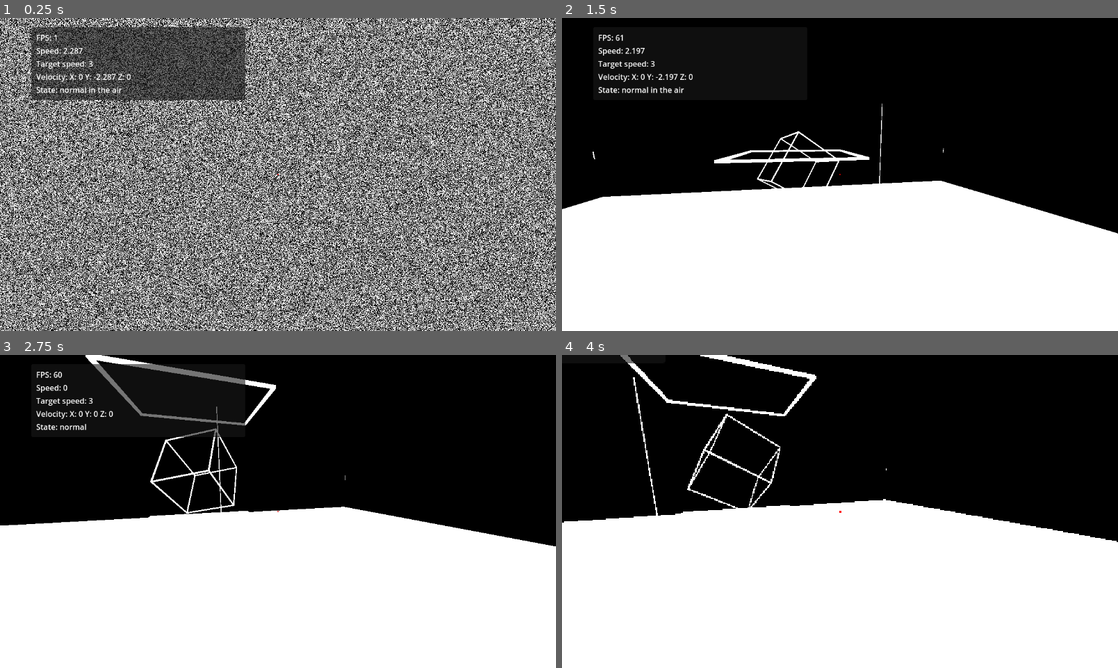
Above: before the commit, frames 1-4 (two rows, left to right).
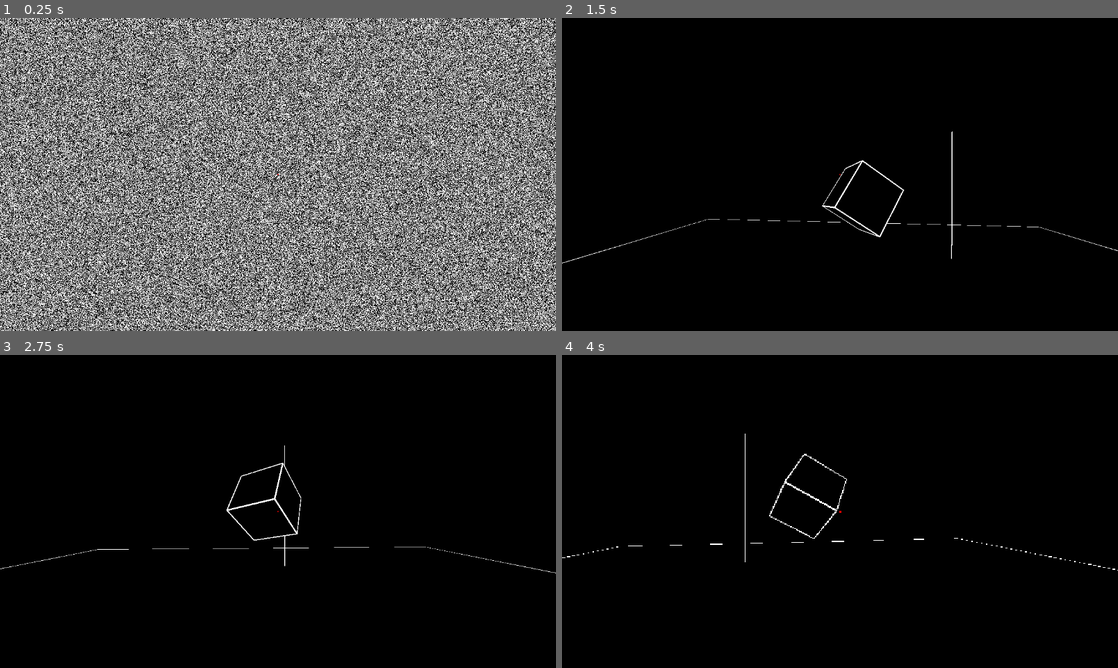
Above: after the commit, the same moments.

Repository: e-thab/motion-shaders
Game: Godot game, scene res://main.tscn
The game is run twice, just before and just after one commit, with the same random seed, the same clock (stepped at 60 frames per second) and the same inputs.
Inputs (mouse positions are in pixels of both pictures, inside the frame that each line leads up to):
- Up to frame 1 (0.25 s): no input
- Up to frame 2 (1.5 s): tap Enter (ui_accept) at 0.5 s; move the mouse to (867, 174) at 0.52 s; hold Up (ui_up) from 0.53 s (still down); tap Ctrl (crouch) at 0.6 s; tap Space (jump) at 0.77 s; move the mouse to (812, 174) at 1.27 s; tap F (overlay_toggle) at 1.35 s
- Up to frame 3 (2.75 s): keep holding Up (ui_up); tap Space (jump) at 1.52 s; move the mouse to (289, 505) at 2.02 s; tap Mouse wheel down (res_decrease) at 2.1 s
- Up to frame 4 (4 s): keep holding Up (ui_up); move the mouse to (834, 517) at 2.77 s; tap Mouse wheel up (res_increase) at 2.85 s; tap Space (jump) at 3.02, 3.77 s; move the mouse to (878, 514) at 3.52 s; tap Shift (sprint) at 3.6 s

The runs differ from the first frame. In frame 1, 9.7% of the frame differs, in the area x 0-100%, y 2-89%; in frame 2, 45%; in frame 3, 50%; in frame 4, 50%, in the area x 0-100%, y 0-100%.

Commit message:
floor frame mesh

Diff:
--- a/main.tscn
+++ b/main.tscn
@@ -378,13 +378,13 @@
 height = 3.0
 
 [sub_resource type="BoxMesh" id="BoxMesh_tamp0"]
-size = Vector3(0.02, 0.27, 0.02)
+size = Vector3(0.02, 1.02, 0.02)
 
 [sub_resource type="BoxMesh" id="BoxMesh_2ygx1"]
-size = Vector3(0.02, 1.02, 0.02)
+size = Vector3(0.02, 15.02, 0.02)
 
 [sub_resource type="BoxMesh" id="BoxMesh_h0axh"]
-size = Vector3(0.02, 1.02, 0.02)
+size = Vector3(0.02, 15.02, 0.02)
 
 [node name="Main" type="Node3D"]
 script = ExtResource("1_oeid1")
@@ -517,6 +517,7 @@
 texture = ExtResource("7_sfkqm")
 
 [node name="DebugPanel" type="PanelContainer" parent="Character/UserInterface"]
+visible = false
 layout_mode = 1
 anchors_preset = 15
 anchor_right = 1.0
@@ -547,7 +548,6 @@
 
 [node name="CubeMesh" type="MeshInstance3D" parent="."]
 transform = Transform3D(1, 0, 0, 0, 1, -1.78814e-07, 0, -1.78814e-07, 1, 0, 0, -2.32466)
-visible = false
 mesh = SubResource("BoxMesh_nk3eq")
 surface_material_override/0 = ExtResource("5_27n1h")
 script = ExtResource("6_ii5mm")
@@ -624,11 +624,13 @@
 [node name="Node3D" type="Node3D" parent="."]
 
 [node name="CSGBox3D" type="CSGBox3D" parent="Node3D"]
-transform = Transform3D(1, 0, 0, 0, 1, 0, 0, 0, 1, 0, -1.74488, 0)
+transform = Transform3D(1, 0, 0, 0, 1, 0, 0, 0, 1, 0, -2.25, 0)
 use_collision = true
-size = Vector3(15, 0.25, 15)
+size = Vector3(15, 1, 15)
+material = ExtResource("5_27n1h")
 
 [node name="CSGFrameMeshWIP" type="MeshInstance3D" parent="Node3D"]
+transform = Transform3D(1, 0, 0, 0, 1, 0, 0, 0, 1, 0, -2.25, 0)
 
 [node name="MeshInstance3D" type="MeshInstance3D" parent="Node3D/CSGFrameMeshWIP"]
 transform = Transform3D(1, 0, 0, 0, 1, -1.78814e-07, 0, -1.78814e-07, 1, 7.5, 0, 7.5)
@@ -651,41 +653,41 @@
 skeleton = NodePath("../../../CubeMesh")
 
 [node name="MeshInstance3D5" type="MeshInstance3D" parent="Node3D/CSGFrameMeshWIP"]
-transform = Transform3D(1, 0, 0, 0, 1.35103e-07, -1, 0, 1, -2.22525e-07, 0.5, -0.500255, 0)
+transform = Transform3D(1, 0, 0, 0, 1.35103e-07, -1, 0, 1, -2.22525e-07, 7.5, -0.500255, 0)
 mesh = SubResource("BoxMesh_2ygx1")
 skeleton = NodePath("../../../CubeMesh")
 
 [node name="MeshInstance3D6" type="MeshInstance3D" parent="Node3D/CSGFrameMeshWIP"]
-transform = Transform3D(1, 0, 0, 0, 1.35103e-07, -1, 0, 1, -2.22525e-07, -0.5, -0.499915, 0)
+transform = Transform3D(1, 0, 0, 0, 1.35103e-07, -1, 0, 1, -2.22525e-07, -7.5, -0.499915, 0)
 mesh = SubResource("BoxMesh_2ygx1")
 skeleton = NodePath("../../../CubeMesh")
 
 [node name="MeshInstance3D7" type="MeshInstance3D" parent="Node3D/CSGFrameMeshWIP"]
-transform = Transform3D(1, 0, 0, 0, 1.35103e-07, -1, 0, 1, -2.22525e-07, 0.5, 0.500085, 0)
+transform = Transform3D(1, 0, 0, 0, 1.35103e-07, -1, 0, 1, -2.22525e-07, 7.5, 0.500085, 0)
 mesh = SubResource("BoxMesh_2ygx1")
 skeleton = NodePath("../../../CubeMesh")
 
 [node name="MeshInstance3D8" type="MeshInstance3D" parent="Node3D/CSGFrameMeshWIP"]
-transform = Transform3D(1, 0, 0, 0, 1.35103e-07, -1, 0, 1, -2.22525e-07, -0.5, 0.500085, 0)
+transform = Transform3D(1, 0, 0, 0, 1.35103e-07, -1, 0, 1, -2.22525e-07, -7.5, 0.500085, 0)
 mesh = SubResource("BoxMesh_2ygx1")
 skeleton = NodePath("../../../CubeMesh")
 
 [node name="MeshInstance3D9" type="MeshInstance3D" parent="Node3D/CSGFrameMeshWIP"]
-transform = Transform3D(-4.37114e-08, -1, 1.78814e-07, 1, -4.37114e-08, 7.81621e-15, 0, -1.78814e-07, 1, 4.51996e-08, 0.5, 0.5)
+transform = Transform3D(-4.37114e-08, -1, 1.78814e-07, 1, -4.37114e-08, 7.81621e-15, 0, -1.78814e-07, 1, 4.51996e-08, 0.5, 7.5)
 mesh = SubResource("BoxMesh_h0axh")
 skeleton = NodePath("../../../CubeMesh")
 
 [node name="MeshInstance3D10" type="MeshInstance3D" parent="Node3D/CSGFrameMeshWIP"]
-transform = Transform3D(-4.37114e-08, -1, 1.78814e-07, 1, -4.37114e-08, 7.81621e-15, 0, -1.78814e-07, 1, -4.96057e-10, -0.5, 0.5)
+transform = Transform3D(-4.37114e-08, -1, 1.78814e-07, 1, -4.37114e-08, 7.81621e-15, 0, -1.78814e-07, 1, -4.96057e-10, -0.5, 7.5)
 mesh = SubResource("BoxMesh_h0axh")
 skeleton = NodePath("../../../CubeMesh")
 
 [node name="MeshInstance3D11" type="MeshInstance3D" parent="Node3D/CSGFrameMeshWIP"]
-transform = Transform3D(-4.37114e-08, -1, 1.78814e-07, 1, -4.37114e-08, 7.81621e-15, 0, -1.78814e-07, 1, -4.42074e-08, 0.5, -0.5)
+transform = Transform3D(-4.37114e-08, -1, 1.78814e-07, 1, -4.37114e-08, 7.81621e-15, 0, -1.78814e-07, 1, -4.42074e-08, 0.5, -7.5)
 mesh = SubResource("BoxMesh_h0axh")
 skeleton = NodePath("../../../CubeMesh")
 
 [node name="MeshInstance3D12" type="MeshInstance3D" parent="Node3D/CSGFrameMeshWIP"]
-transform = Transform3D(-4.37114e-08, -1, 1.78814e-07, 1, -4.37114e-08, 7.81621e-15, 0, -1.78814e-07, 1, -4.96057e-10, -0.5, -0.5)
+transform = Transform3D(-4.37114e-08, -1, 1.78814e-07, 1, -4.37114e-08, 7.81621e-15, 0, -1.78814e-07, 1, -4.96057e-10, -0.5, -7.5)
 mesh = SubResource("BoxMesh_h0axh")
 skeleton = NodePath("../../../CubeMesh")
--- a/project.godot
+++ b/project.godot
@@ -19,7 +19,6 @@
 [display]
 
 window/stretch/mode="viewport"
-window/stretch/scale_mode="integer"
 
 [input]
 
Not shown, changed: notes.txt
